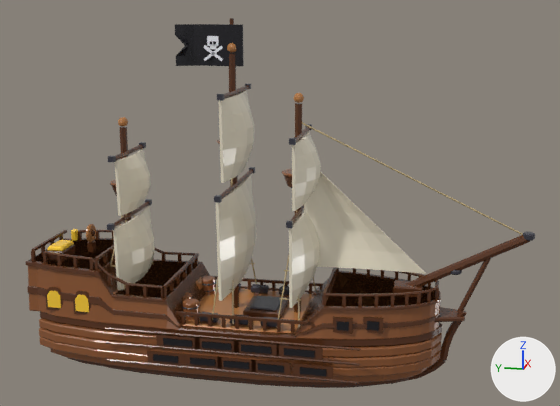
What one commit did to the glTF model assets/managed-models/vehicles/pirate-ship/pirate-ship.glb.
Rendered twice from a 50 mm camera at (-7.9, -2.02, 3.95) aimed at (0.02, -0.43, 1.97). Every picture has the same lights, and +X, +Y and +Z are marked at lower right. The older version comes first. Vertices at exactly the same position are counted once.

Objects in the first picture: 'PirateShip'.
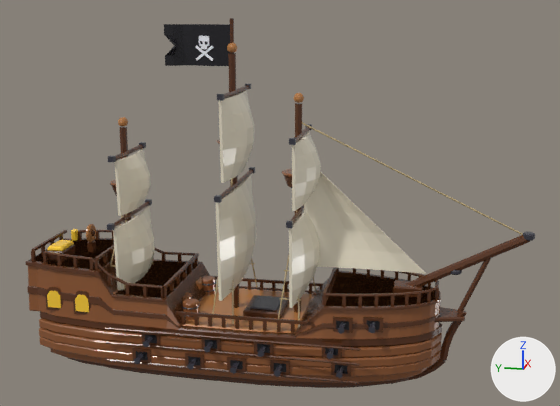
What changed in the scene script:
```text
Change me_pirateship:
    used by ob_pirateship; location = (0.0, 0.0, 0.0)
    remove me_pirateship.from_pydata(...)  # 6277 vertices, 11403 faces; spans x -0.78..0.78, y -3.06..2.34, z 0.0..3.89
    add me_pirateship.from_pydata(...)  # 6517 vertices, 11755 faces; spans x -0.9..0.9, y -3.06..2.34, z 0.0..3.89
    me_pirateship part 1: the loose piece of 8 vertices spanning x -0.54..-0.5, y -1.56..-1.44, z 0.83..0.92 is moved by (0.01, 0.0, 0.0)
    me_pirateship part 2: the loose piece of 8 vertices spanning x -0.6..-0.57, y -1.26..-1.14, z 0.83..0.92 is moved by (0.01, 0.0, 0.0)
    me_pirateship part 3: a new loose piece, a box spanning x -0.66..-0.63, y -1.3..-1.1, z 0.357..0.507, in mat_m_pirateship
    me_pirateship part 4: a new loose piece, a box spanning x -0.663..-0.627, y -1.265..-1.135, z 0.387..0.477, in mat_m_pirateship
    me_pirateship part 5: a new loose piece, a 6-sided cylinder along x spanning x -0.797..-0.775, y -1.231..-1.169, z 0.396..0.468, in mat_m_pirateship
    me_pirateship part 6: a new loose piece, a box spanning x -0.741..-0.711, y -0.683..-0.483, z 0.357..0.507, in mat_m_pirateship
    me_pirateship part 7: a new loose piece, a box spanning x -0.744..-0.708, y -0.648..-0.518, z 0.387..0.477, in mat_m_pirateship
    me_pirateship part 8: a new loose piece, a box spanning x -0.765..-0.735, y -0.233..-0.033, z 0.357..0.507, in mat_m_pirateship
    me_pirateship part 9: a new loose piece, a box spanning x -0.768..-0.732, y -0.198..-0.068, z 0.387..0.477, in mat_m_pirateship
    me_pirateship part 10: a new loose piece, a 6-sided cylinder along x spanning x -0.902..-0.88, y -0.165..-0.102, z 0.396..0.468, in mat_m_pirateship
    me_pirateship part 11: a new loose piece, a box spanning x -0.765..-0.735, y 0.217..0.417, z 0.357..0.507, in mat_m_pirateship
    me_pirateship part 12: a new loose piece, a box spanning x -0.768..-0.732, y 0.252..0.382, z 0.387..0.477, in mat_m_pirateship
    me_pirateship part 13: a new loose piece, a box spanning x -0.755..-0.725, y 0.8..1.0, z 0.357..0.507, in mat_m_pirateship
    me_pirateship part 14: a new loose piece, a box spanning x -0.758..-0.722, y 0.835..0.965, z 0.387..0.477, in mat_m_pirateship
    me_pirateship part 15: the loose piece of 90 vertices spanning x -0.08..0.06, y -0.05..0.65, z 3.41..3.83 is rebuilt with 90 vertices and now spans x -0.08..0.06, y 0.07..0.77, z 3.41..3.83
    me_pirateship part 16: 47 loose pieces with 568 vertices, spanning x -0.78..0.78, y -1.13..0.83, z 0.37..3.71, are deleted
    me_pirateship part 17: 8 vertices moved from x -0.59..-0.5, y -1.6..-1.1, z 0.8 to x -0.59..-0.5, y -1.6..-1.1, z 0.81; 24 vertices removed from x -0.76..-0.74, y -0.58..0.73, z 0.56..0.69; 184 vertices added at x -0.89..-0.62, y -1.2..0.93, z 0.4..0.7
    me_pirateship part 18: 32 vertices removed from x -0.03..-0.01, y 0.16..0.37, z 3.46..3.71; 96 vertices added at x -0.04..0.07, y 0.25..0.47, z 3.46..3.71
    other edits to the shape of me_pirateship do not show in these pictures
```

Location of each change, (x1, y1, x2, y2) in pixels of the pictures (560 x 406 px; the box of a moved part takes in the faces that stretch with it):
part 1 of me_pirateship, moved or reshaped: before (367, 321, 379, 330); after (367, 320, 380, 330)
part 2 of me_pirateship, moved or reshaped: before (337, 321, 349, 331); after (336, 321, 349, 330)
part 3 of me_pirateship, added: after (331, 362, 351, 377)
part 4 of me_pirateship, added: after (335, 365, 348, 374)
part 5 of me_pirateship, added: after (336, 371, 343, 378)
part 6 of me_pirateship, added: after (270, 360, 290, 375)
part 7 of me_pirateship, added: after (274, 363, 286, 372)
part 8 of me_pirateship, added: after (227, 356, 246, 372)
part 9 of me_pirateship, added: after (230, 360, 243, 369)
part 10 of me_pirateship, added: after (230, 366, 237, 374)
part 11 of me_pirateship, added: after (185, 353, 204, 368)
part 12 of me_pirateship, added: after (188, 356, 201, 365)
part 13 of me_pirateship, added: after (132, 348, 151, 363)
part 14 of me_pirateship, added: after (136, 351, 148, 360)
part 15 of me_pirateship, rebuilt: before (175, 24, 244, 66); after (164, 24, 230, 66)
part 16 of me_pirateship, deleted: before (147, 41, 333, 379)
part 17 of me_pirateship, reshaped: before (156, 317, 383, 356); after (134, 317, 383, 364)
part 18 of me_pirateship, built on: before (203, 36, 223, 61); after (195, 36, 214, 61)
